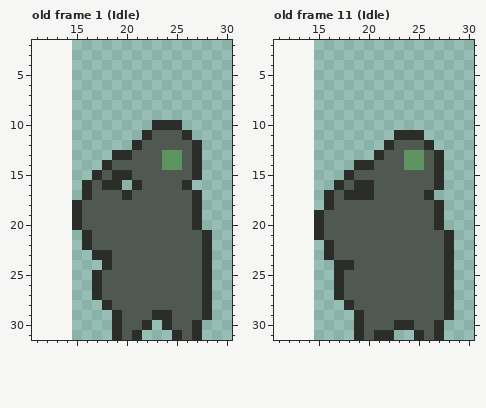
Two states of a pixel-art file, Assets/Art/Animations/Player/player.aseprite. The picture above was drawn from the file before the commit.
16x32 pixels, 64 frames. Shown: old frame 1 (Idle): x 11..30, y 2..31; old frame 11 (Idle): x 11..30, y 2..31. The old version is drawn lined up with the new one, on the new canvas. The commit also changed other frames, which this record leaves out.
The same view after the edit:
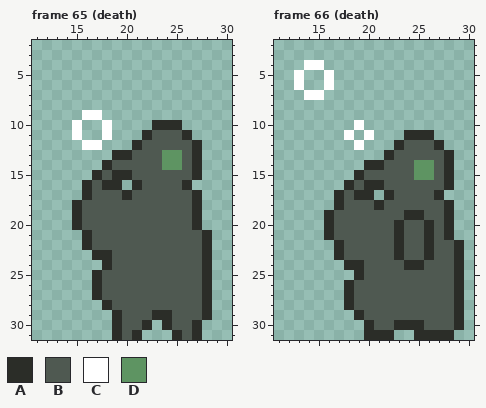
Palette (. is transparent): A #2b2d28  B #4f5951  C #ffffff  D #5e9462
A new or re-ordered frame is compared with the old frame closest to it.
Commit: Player Animated Death listo, la animacion de jugador muerto
Edits made:
canvas 16x32 -> 46x32, the old top-left corner now at 15,0
frames 64 -> 72
Changed rows in their new state; - is an unchanged pixel.
Frame 65 (death) is new; against old frame 1 (Idle):
first column x 15:
 9 -CC-
10 C--C
11 C--C
12 -CC-
Frame 66 (death) is new; against old frame 11 (Idle):
first column x 13:
 4 -CC--------------
 5 C--C-------------
 6 C--C-------------
 7 -CC--------------
10 ------C----------
11 -----C-C--.--A---
12 ------C--.A--BA--
13 --------.A-BB-BA-
14 ------.-A--B-DBA-
15 -----.A-----DDBA-
16 ----.AB-A-----BA-
17 ---.AB--.A---BA--
18 ---.A---A-----BA-
19 --.A-------AA-BA-
20 --.A------A--ABA-
21 --.A------A--A---
22 ---.A-----A--A-BA
23 ---.A-----A--A-BA
24 ----.-A----AA--BA
25 ----..A--------BA
26 ----.A---------BA
27 ----.A---------BA
28 ---------------BA
29 ---------------BA
30 ------.A----A-BBA
31 ------.A-----A-A-
Boxes around the changes in both pictures, in picture pixels (x1, y1, x2, y2):
added: (72, 110, 112, 150)
changed: (294, 60, 464, 340)
